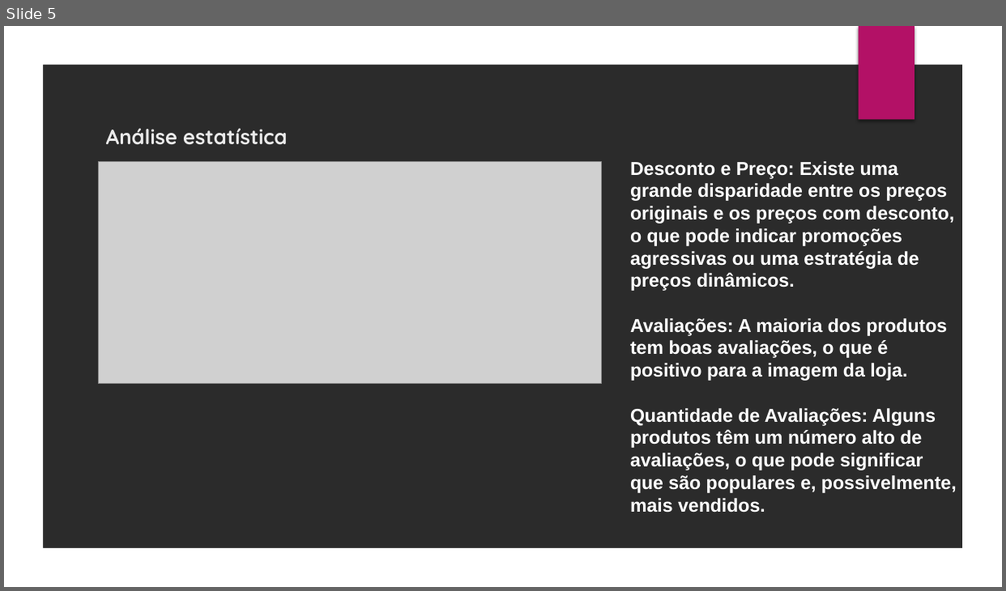
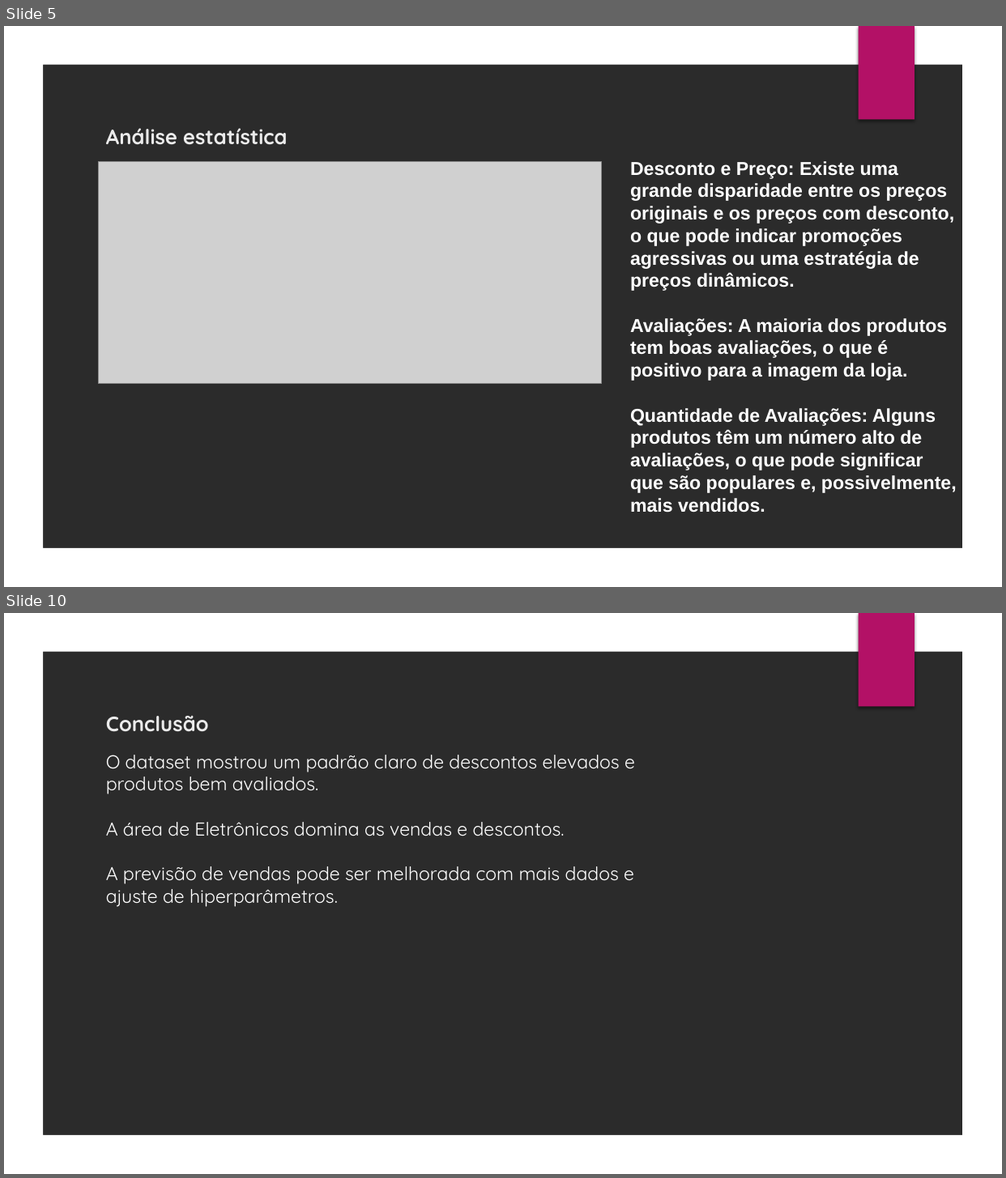
Before and after one commit to iagooteles/projeto_final_infinity, a slide deck: apresentacao_ds_infinity.pptx. Shown one above the other, each under a label of ours: slide 5 before the commit, slides 5 and 10 after it; the slides between them are not shown. The pictures are 1006x591 and 1006x1178 pixels, drawn with LibreOffice and Linux fonts; fonts in the diff are those of the drawing; grey boxes stand for pictures; background and template pictures are left out; a plain dark background stands for a picture behind light text. Boxes give left, top, right and bottom in pixels: in the first picture for what was removed or moved away, otherwise in the second. Text is boxed around its words. In the diff, an @@ line names an element or a change of style, - is before the commit and + after.

```diff
--- a/apresentacao_ds_infinity.pptx
+++ b/apresentacao_ds_infinity.pptx
@@ slide 10 added at (x1=4, y1=613, x2=1002, y2=1174), background picture (left out); not listed: 2 template elements that a slide beside it also shows @@
@@ title added at (x1=106, y1=716, x2=209, y2=732), 20 pt, text #EBEBEB, bold @@
+Conclusão
@@ text added at (x1=106, y1=755, x2=635, y2=907), 18 pt, text #FFFFFF @@
+O dataset mostrou um padrão claro de descontos elevados e produtos bem avaliados.
+A área de Eletrônicos domina as vendas e descontos.
+A previsão de vendas pode ser melhorada com mais dados e ajuste de hiperparâmetros.
```
Also in this commit, not shown: 1 slide changed, 3 other slides added.
